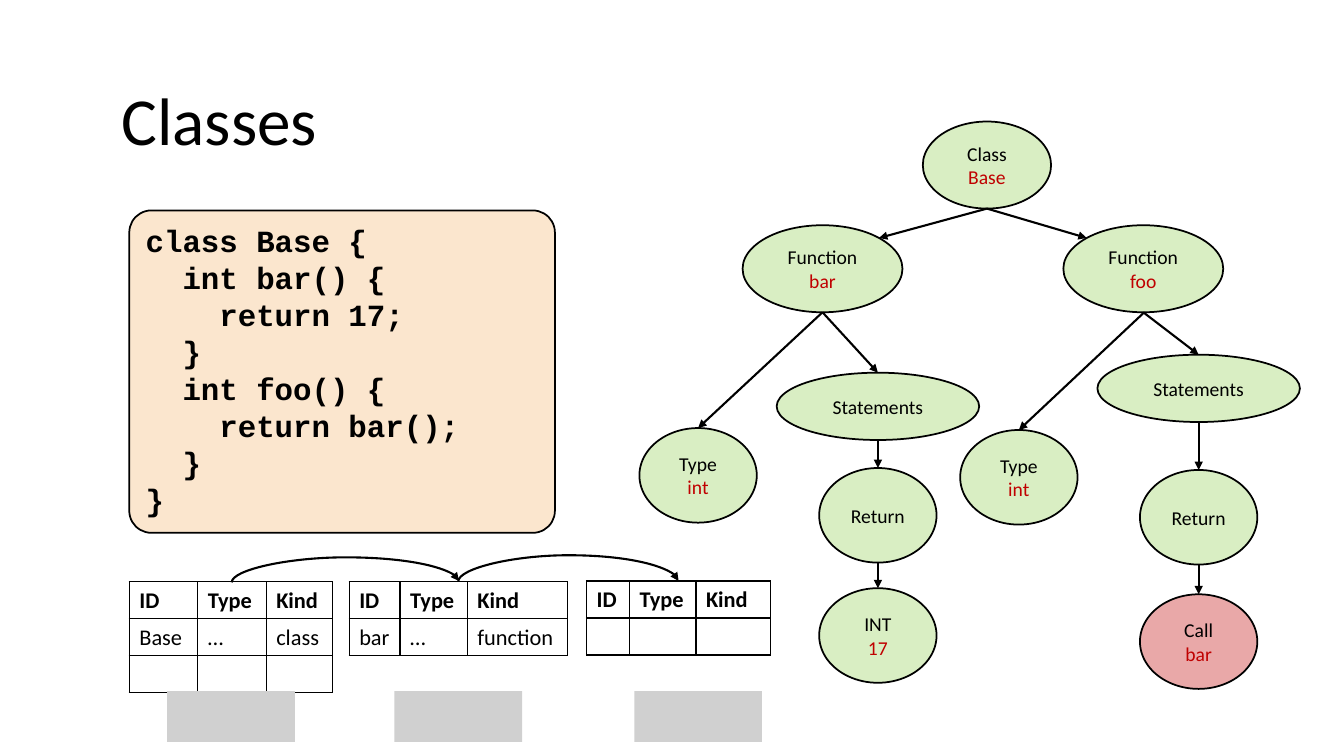
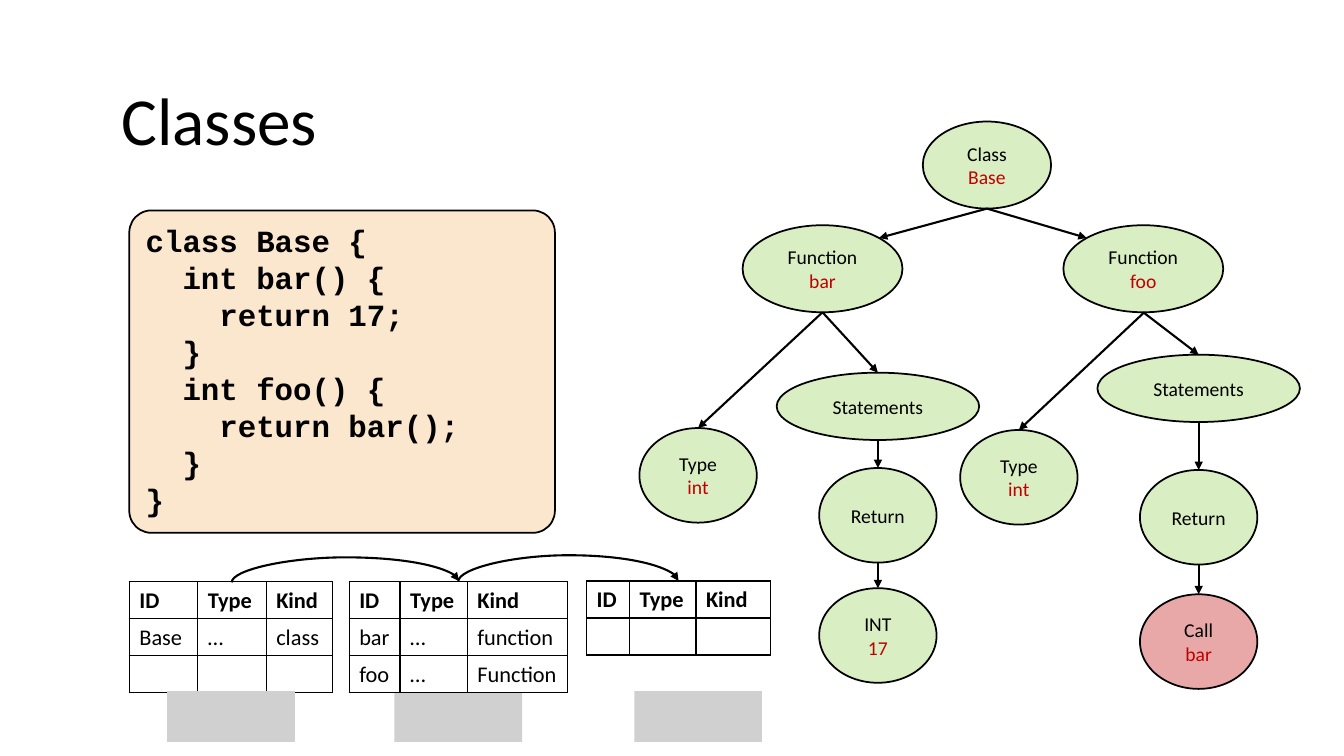
Before and after one commit to nivshani/compilation, a slide deck: slide 103 of slides/semantic.pptx. Drawn at 1344x756 pixels with LibreOffice and Linux fonts; fonts in the diff are those of the drawing; grey boxes stand for pictures. Boxes give left, top, right and bottom in pixels: in the first picture for what was removed or moved away, otherwise in the second. Text is boxed around its words. In the diff, an @@ line names an element or a change of style, - is before the commit and + after.

```diff
--- a/slides/semantic.pptx
+++ b/slides/semantic.pptx
@@ table at (349, 582, 568, 693) @@
+row 3: foo | … | Function
```
Also in this commit, not shown: 4 other slides changed, 1 other file.
